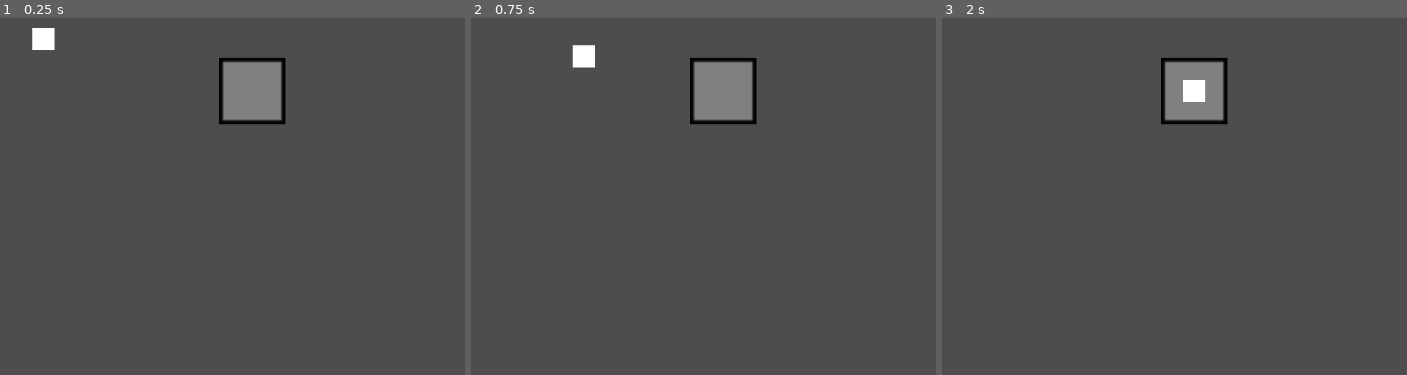
Above: before the commit, frames 1-3 (left to right).
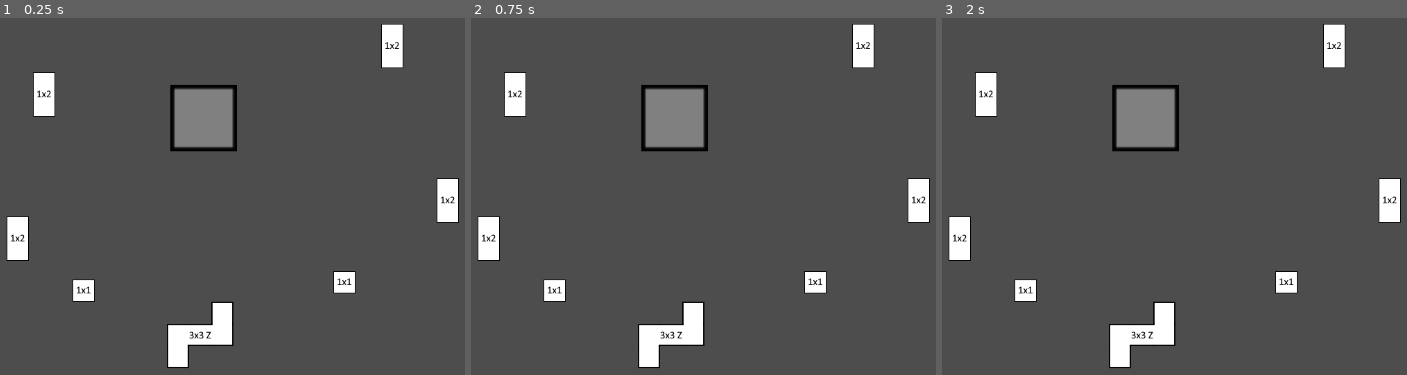
Above: after the commit, the same moments.

Repository: swenmeeuwes/ludum-dare-53
Game: Godot game, scene res://scenes/Main.tscn
The game is run twice, just before and just after one commit, with the same random seed, the same clock (stepped at 60 frames per second) and the same inputs.
Inputs (mouse positions are in pixels of both pictures, inside the frame that each line leads up to):
- Up to frame 1 (0.25 s): no input
- Up to frame 2 (0.75 s): tap Enter at 0.5 s; drag from (512, 39) to (722, 89) at 0.52 s
- Up to frame 3 (2 s): tap Space at 1.25 s; drag from (1086, 196) to (1193, 89) at 1.27 s

The runs differ from the first frame. In frame 1, 9.3% of the frame differs, in the area x 1-99%, y 1-99%; in frame 2, 9.3%; in frame 3, 9.0%.

Commit message:
Adds support for different shapes

Diff:
--- a/actors/DragManager/DragManager.gd
+++ b/actors/DragManager/DragManager.gd
@@ -20,12 +20,15 @@
 		if held_draggable and !event.pressed:
 			held_draggable.drag_end()
 			if entered_drag_target == null:
+				if held_draggable.current_drag_target != null:
+					held_draggable.current_drag_target.unslot(held_draggable)
 				held_draggable.unslot()
 				held_draggable.move_back_to_original_position()
 			else:
 				var canSlot = entered_drag_target.can_slot_draggable(held_draggable)
 				if canSlot:
 					held_draggable.slot(entered_drag_target)
+					entered_drag_target.slot(held_draggable)
 				else:
 					held_draggable.move_back_to_original_position()
 			held_draggable = null
--- a/actors/DragTarget/DragTarget.gd
+++ b/actors/DragTarget/DragTarget.gd
@@ -14,26 +14,56 @@
 @onready var sprite = $Sprite2D
 @onready var collision_shape = $CollisionShape2D
 
-var slotted_draggable: Draggable
+var slotted_draggables: Array[Draggable]
 var draggable_in_body: Draggable
 
 func slot(draggable: Draggable):
-	slotted_draggable = draggable
+	var relative_position = draggable.position - position
+	var shape_position = _relative_position_to_shape_index_position(relative_position)
+	occupy_slots(draggable, shape_position, draggable.shape_center)
+
+	slotted_draggables.append(draggable)
+
+func unslot(draggable: Draggable):
+	var relative_position = draggable.last_slotted_position - position
+	var shape_position = _relative_position_to_shape_index_position(relative_position)
+	print(shape_position)
+	free_slots(draggable, shape_position, draggable.shape_center)
+
+	print(available_slots)
+
+	var removeIndex = slotted_draggables.find(draggable)
+	slotted_draggables.remove_at(removeIndex)
 
 func can_slot_draggable(draggable):
 	var relative_position = draggable_in_body.position - position
-	var shape_position = _world_position_to_shape_position(relative_position)
+	var shape_position = _relative_position_to_shape_index_position(relative_position)
 
-	return _shape_fits(draggable_in_body.shape, shape_position)
+	return _shape_fits(draggable_in_body.shape, shape_position, draggable.shape_center)
 
 func draggable_position_to_slot_position(draggable):
 	var relative_position = draggable_in_body.position - position
-	var shape_position = _world_position_to_shape_position(relative_position)
+	var shape_position = _relative_position_to_shape_index_position(relative_position)
 
-	return position + shape_position * cell_size
+	var draggable_center_offset_compensation = Vector2(draggable.shape[0].size() * .5, draggable.shape.size() * .5) * cell_size
+	var half_size = Vector2(available_slots.size(), available_slots[0].size()) * .5 * cell_size
+	var relative_position_from_top_left = relative_position - half_size
+	var half_cell_size = Vector2.ONE * cell_size * .5
 
-func unslot():
-	slotted_draggable = null
+	var target_position = position + -half_size + shape_position * cell_size + half_cell_size
+	if (draggable.shape[0].size() - 1) * .5 != draggable.shape_center.x:
+		target_position.x += draggable_center_offset_compensation.x
+
+	if (draggable.shape.size() - 1) * .5 != draggable.shape_center.y:
+		target_position.y += draggable_center_offset_compensation.y * ((draggable.shape.size() - 1) * .5)
+
+	return target_position
+
+	#return relative_position_from_top_left + shape_position * cell_size# + draggable_center_offset_compensation
+
+	#return position + shape_position * cell_size - drag_target_center_offset_compensation + draggable_center_offset_compensation
+	#return position + shape_position * cell_size # - Vector2(floor(available_slots.size() * .5), floor(available_slots[0].size() *.5)) * cell_size
+		#+ Vector2((draggable.shape_center.x * .5), (draggable.shape_center.y * .5)) * cell_size
 
 func _process(delta):
 	if not draggable_in_body:
@@ -61,14 +91,17 @@
 
 	draggable_in_body = null
 
-func _shape_fits(candidate_shape, at):
-	#print(candidate_shape)
+func _shape_fits(candidate_shape, at, shape_center):
+#	print(candidate_shape)
+#	print("---")
+#	print(at)
 	for y in range(0, candidate_shape.size()):
 		for x in range(0, candidate_shape[0].size()):
-			# print(x, ",", y, ": ", + shape[y][x])
+#			print(x, ",", y, ": ", + candidate_shape[y][x])
 			var candidate_cell = candidate_shape[y][x]
 			if candidate_cell == 1:
-				var targetPos = Vector2(x, y) + at
+				var targetPos = Vector2(x, y) + at - shape_center
+#				print(targetPos)
 				if not cell_is_free(targetPos):
 					return false
 
@@ -83,5 +116,33 @@
 
 	return available_slots[position.y][position.x] == 1
 
-func _world_position_to_shape_position(world_position: Vector2):
-	return round(world_position / cell_size)
+func occupy_slots(draggable: Draggable, at, shape_center):
+	var candidate_shape = draggable.shape
+	for y in range(0, candidate_shape.size()):
+		for x in range(0, candidate_shape[0].size()):
+			var candidate_cell = candidate_shape[y][x]
+			if candidate_cell == 1:
+				var targetPos = Vector2(x, y) + at - shape_center
+				if cell_is_free(targetPos):
+					print(targetPos, "no longer available")
+					available_slots[targetPos.y][targetPos.x] = 0
+				else:
+					push_warning("[DragManager] Tried to occupy already occupied slot.")
+
+func free_slots(draggable: Draggable, at, shape_center):
+	var candidate_shape = draggable.shape
+	for y in range(0, candidate_shape.size()):
+		for x in range(0, candidate_shape[0].size()):
+			var candidate_cell = candidate_shape[y][x]
+			if candidate_cell == 1:
+				var targetPos = Vector2(x, y) + at - shape_center
+				if cell_is_free(targetPos):
+					push_warning("[DragManager] Tried to free already freed slot.")
+				else:
+					print(targetPos, "freed")
+					available_slots[targetPos.y][targetPos.x] = 1
+
+# outputs indexes of available_slot array of arrays
+func _relative_position_to_shape_index_position(relative_position: Vector2):
+	var pos = relative_position + Vector2(available_slots.size() * .5, available_slots[0].size() *.5) * cell_size
+	return floor(pos / cell_size)
--- a/actors/Draggable/Draggable.gd
+++ b/actors/Draggable/Draggable.gd
@@ -4,17 +4,37 @@
 
 # 1 means that the draggable occupies this space
 @export var shape = [
-	[0, 1, 0],
-	[0, 1, 0],
+	[0, 0, 0],
+	[0, 0, 0],
 	[0, 0, 0]
 ]
+
+@onready var sprite = $Sprite
+@onready var collision_shape = $CollisionShape2D
+var shape_center = Vector2.ZERO
+
+var cell_size = 32
 
 var held = false
 var original_position: Vector2
 
 var current_drag_target: DragTarget
+var last_slotted_position = Vector2.ZERO
 
 func _ready():
+	# TEST START
+	var draggable_shapes_manager = get_tree().get_first_node_in_group("DraggableShapeManager")
+	var random_shape = draggable_shapes_manager.get_random_shape()
+
+	sprite.texture = random_shape.texture
+	shape = random_shape.shape
+	shape_center = random_shape.shape_center
+
+	var rect_shape = RectangleShape2D.new()
+	rect_shape.size = Vector2(cell_size * shape[0].size(), cell_size * shape.size())
+	collision_shape.shape = rect_shape
+	# TEST END
+
 	original_position = position
 	input_pickable = true # Makes _on_input_event work
 	freeze = true # Disables physics by default
@@ -27,7 +47,7 @@
 
 func _process(delta):
 	if held:
-		global_transform.origin = get_global_mouse_position()
+		global_transform.origin = get_global_mouse_position()# + Vector2((shape_center.x * .5), (shape_center.y * .5)) * cell_size
 
 func drag_start():
 	if held:
@@ -41,16 +61,12 @@
 func slot(drag_target: DragTarget):
 	current_drag_target = drag_target
 
-	var slotted_position = drag_target.draggable_position_to_slot_position(self)
+	last_slotted_position = drag_target.draggable_position_to_slot_position(self)
 
 	var translate_tween = create_tween()
-	translate_tween.tween_property(self, "position", slotted_position, .15).set_trans(Tween.TRANS_SINE).set_ease(Tween.EASE_IN_OUT)
+	translate_tween.tween_property(self, "position", last_slotted_position, .15).set_trans(Tween.TRANS_SINE).set_ease(Tween.EASE_IN_OUT)
 
 func unslot():
-	if current_drag_target == null:
-		return
-
-	current_drag_target.unslot()
 	current_drag_target = null
 
 func move_back_to_original_position():
--- a/actors/Draggable/Draggable.tscn
+++ b/actors/Draggable/Draggable.tscn
@@ -1,20 +1,18 @@
 [gd_scene load_steps=4 format=3 uid="uid://dqryi0j7f0gq5"]
 
 [ext_resource type="Script" path="res://actors/Draggable/Draggable.gd" id="1_dp1wd"]
-[ext_resource type="Texture2D" uid="uid://drgflp3uuwvxg" path="res://assets/white1x1.png" id="2_ckk3u"]
+[ext_resource type="Texture2D" uid="uid://c2usp2ess73bw" path="res://assets/placeholder_draggable_1x1.png" id="2_drshs"]
 
 [sub_resource type="RectangleShape2D" id="RectangleShape2D_i0owt"]
 size = Vector2(32, 32)
 
 [node name="Draggable" type="RigidBody2D" groups=["draggable"]]
-position = Vector2(81, 44)
 gravity_scale = 0.0
 script = ExtResource("1_dp1wd")
 
 [node name="Sprite" type="Sprite2D" parent="."]
 position = Vector2(2.98023e-08, 0)
-scale = Vector2(32, 32)
-texture = ExtResource("2_ckk3u")
+texture = ExtResource("2_drshs")
 
 [node name="CollisionShape2D" type="CollisionShape2D" parent="."]
 shape = SubResource("RectangleShape2D_i0owt")
--- /dev/null
+++ b/actors/DraggableShapeManager/DraggableShape.gd
@@ -0,0 +1,7 @@
+class_name DraggableShape extends Resource
+
+@export var texture: Texture2D
+@export var shape = [
+	[1],
+]
+@export var shape_center = Vector2(0, 0)
--- /dev/null
+++ b/actors/DraggableShapeManager/DraggableShapeManager.gd
@@ -0,0 +1,6 @@
+class_name DraggableShapeManager extends Node
+
+@export var draggable_shapes: Array[DraggableShape]
+
+func get_random_shape() -> DraggableShape:
+	return draggable_shapes[randi() % draggable_shapes.size()]
--- /dev/null
+++ b/actors/DraggableShapeManager/DraggableShapeManager.tscn
@@ -0,0 +1,10 @@
+[gd_scene load_steps=5 format=3 uid="uid://s0l8abil5srd"]
+
+[ext_resource type="Script" path="res://actors/DraggableShapeManager/DraggableShapeManager.gd" id="1_kdcm2"]
+[ext_resource type="Resource" uid="uid://c4ndhtwuxlwgh" path="res://shapes/draggable/1x1.tres" id="2_ymwc6"]
+[ext_resource type="Resource" uid="uid://bf77xbn4eqedo" path="res://shapes/draggable/1x2.tres" id="3_otymr"]
+[ext_resource type="Resource" uid="uid://dbd2sksg8snir" path="res://shapes/draggable/3x3_z.tres" id="4_87sm6"]
+
+[node name="DraggableShapeManager" type="Node" groups=["DraggableShapeManager"]]
+script = ExtResource("1_kdcm2")
+draggable_shapes = Array[Resource("res://actors/DraggableShapeManager/DraggableShape.gd")]([ExtResource("2_ymwc6"), ExtResource("3_otymr"), ExtResource("4_87sm6")])
--- a/scenes/Main.tscn
+++ b/scenes/Main.tscn
@@ -1,6 +1,7 @@
-[gd_scene load_steps=4 format=3 uid="uid://djtf5tu6y73gv"]
+[gd_scene load_steps=5 format=3 uid="uid://b08q4f8fg7qk4"]
 
 [ext_resource type="PackedScene" uid="uid://dqryi0j7f0gq5" path="res://actors/Draggable/Draggable.tscn" id="1_7d4wj"]
+[ext_resource type="PackedScene" uid="uid://s0l8abil5srd" path="res://actors/DraggableShapeManager/DraggableShapeManager.tscn" id="1_bj7er"]
 [ext_resource type="PackedScene" uid="uid://byjvcq8h4dsbc" path="res://actors/DragManager/DragManager.tscn" id="1_fna66"]
 [ext_resource type="PackedScene" uid="uid://c72qrpgmrbtfr" path="res://actors/DragTarget/DragTarget.tscn" id="3_ftwwk"]
 
@@ -8,10 +9,31 @@
 
 [node name="Game" type="Node2D" parent="."]
 
+[node name="DraggableShapeManager" parent="Game" instance=ExtResource("1_bj7er")]
+
 [node name="DragManager" parent="Game" instance=ExtResource("1_fna66")]
 
 [node name="DragTarget" parent="Game" instance=ExtResource("3_ftwwk")]
-position = Vector2(502, 205)
+position = Vector2(432, 244)
+available_slots = [[1, 1, 1], [1, 1, 1], [1, 1, 1]]
 
 [node name="Draggable" parent="Game" instance=ExtResource("1_7d4wj")]
-position = Vector2(201, 130)
+position = Vector2(704, 140)
+
+[node name="Draggable2" parent="Game" instance=ExtResource("1_7d4wj")]
+position = Vector2(202, 210)
+
+[node name="Draggable3" parent="Game" instance=ExtResource("1_7d4wj")]
+position = Vector2(635, 481)
+
+[node name="Draggable4" parent="Game" instance=ExtResource("1_7d4wj")]
+position = Vector2(784, 363)
+
+[node name="Draggable5" parent="Game" instance=ExtResource("1_7d4wj")]
+position = Vector2(164, 418)
+
+[node name="Draggable6" parent="Game" instance=ExtResource("1_7d4wj")]
+position = Vector2(259, 493)
+
+[node name="Draggable7" parent="Game" instance=ExtResource("1_7d4wj")]
+position = Vector2(427, 557)
--- /dev/null
+++ b/scripts/GridHelper.gd
@@ -0,0 +1,12 @@
+class_name GridHelper
+
+const grid_size = 32
+
+static func snap_position_to_grid(position):
+	var x_off = int(position.x) % grid_size
+	var y_off = int(position.y) % grid_size
+
+	return Vector2(position.x - x_off, position.y - y_off)
+
+static func get_center_position_of_cell_offset(cell_position):
+	pass
--- /dev/null
+++ b/shapes/draggable/1x1.tres
@@ -0,0 +1,9 @@
+[gd_resource type="Resource" script_class="DraggableShape" load_steps=3 format=3 uid="uid://c4ndhtwuxlwgh"]
+
+[ext_resource type="Script" path="res://actors/DraggableShapeManager/DraggableShape.gd" id="1_m1ubv"]
+[ext_resource type="Texture2D" uid="uid://c2usp2ess73bw" path="res://assets/placeholder_draggable_1x1.png" id="2_61fyi"]
+
+[resource]
+script = ExtResource("1_m1ubv")
+texture = ExtResource("2_61fyi")
+shape = [[1]]
--- /dev/null
+++ b/shapes/draggable/1x2.tres
@@ -0,0 +1,10 @@
+[gd_resource type="Resource" script_class="DraggableShape" load_steps=3 format=3 uid="uid://bf77xbn4eqedo"]
+
+[ext_resource type="Script" path="res://actors/DraggableShapeManager/DraggableShape.gd" id="1_cuuk7"]
+[ext_resource type="Texture2D" uid="uid://cc3go2sqrvw23" path="res://assets/placeholder_draggable_1x2.png" id="2_l541f"]
+
+[resource]
+script = ExtResource("1_cuuk7")
+texture = ExtResource("2_l541f")
+shape = [[1], [1]]
+shape_center = Vector2(0, 0)
--- /dev/null
+++ b/shapes/draggable/3x3_z.tres
@@ -0,0 +1,10 @@
+[gd_resource type="Resource" script_class="DraggableShape" load_steps=3 format=3 uid="uid://dbd2sksg8snir"]
+
+[ext_resource type="Script" path="res://actors/DraggableShapeManager/DraggableShape.gd" id="1_h2flj"]
+[ext_resource type="Texture2D" uid="uid://f77gnra6kn7e" path="res://assets/placeholder_draggable_3x3z.png" id="2_umgen"]
+
+[resource]
+script = ExtResource("1_h2flj")
+texture = ExtResource("2_umgen")
+shape = [[0, 0, 1], [1, 1, 1], [1, 0, 0]]
+shape_center = Vector2(1, 1)
Binary file added: assets/placeholder_draggable_1x1.png
Not shown, added: assets/placeholder_draggable_1x1.png.import
Binary file added: assets/placeholder_draggable_1x2.png
Not shown, added: assets/placeholder_draggable_1x2.png.import
Binary file added: assets/placeholder_draggable_3x3z.png
Not shown, added: assets/placeholder_draggable_3x3z.png.import
